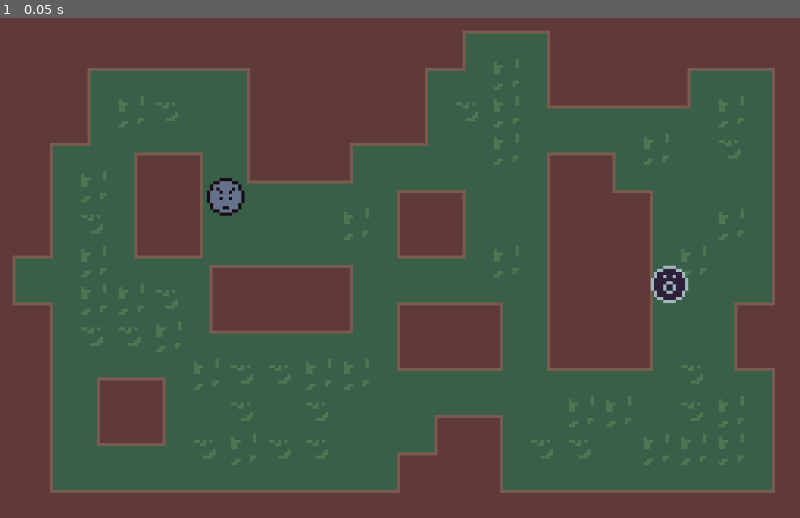
Above: before the commit, frame 1.
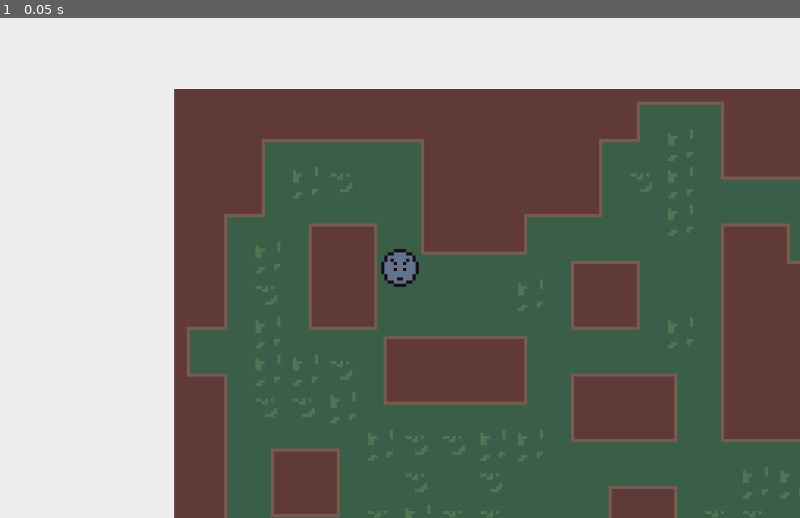
Above: after the commit, the same moment.

Repository: TeamGalileoRobotics/tilde
Game: Godot game, scene res://root.tscn
Same seed, same stepped clock (60 frames per second), same inputs: the game is played once before the commit and once after it.
Inputs:
- Up to frame 1 (0.05 s): no input

The runs differ from the first frame. In frame 1, 67% of the frame differs, in the area x 0-100%, y 0-100%.

Commit message:
Add camera following chaser

Diff:
--- a/root.tscn
+++ b/root.tscn
@@ -25,6 +25,13 @@
 }
 speed = 10
 index = 0
+
+[node name="camera" type="Camera2D" parent="chaser0"]
+current = true
+drag_margin_h_enabled = true
+drag_margin_v_enabled = true
+smoothing_enabled = true
+editor_draw_drag_margin = true
 
 [node name="collision" type="CollisionShape2D" parent="chaser0"]
 position = Vector2( 0, 0.104674 )
